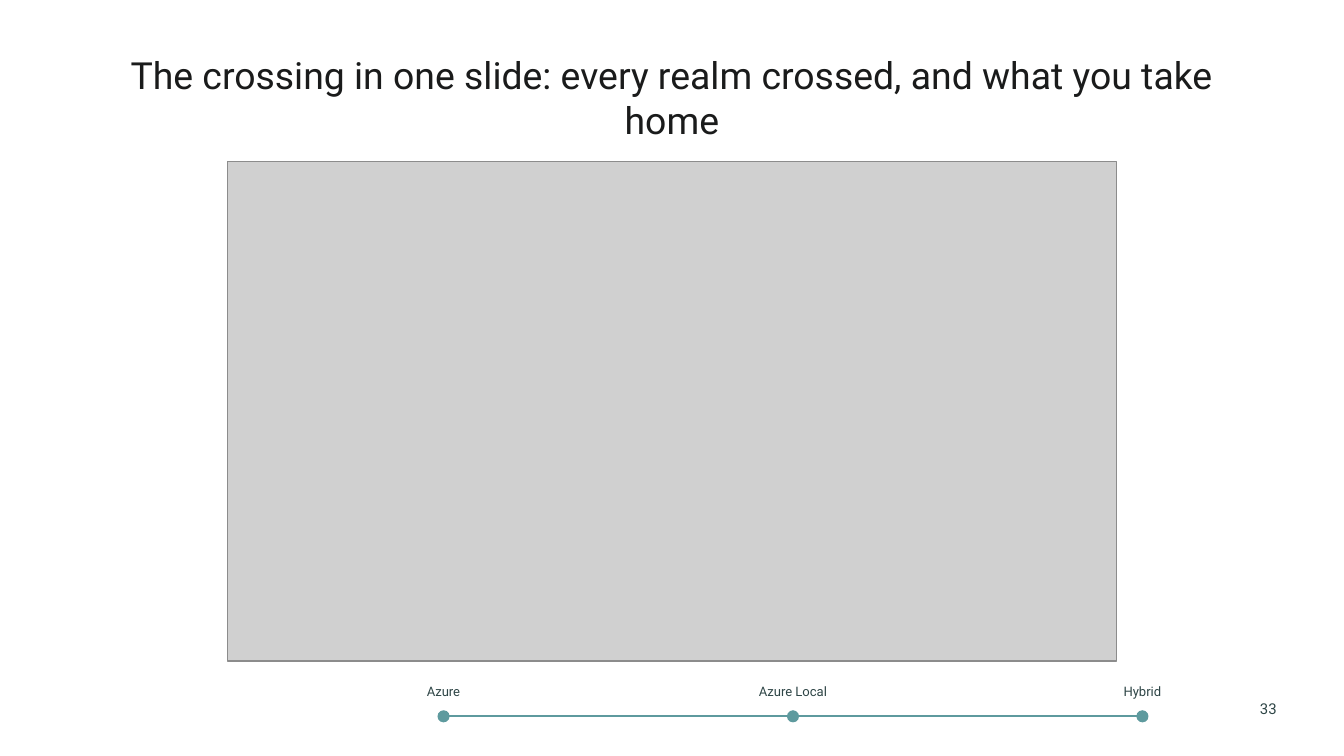
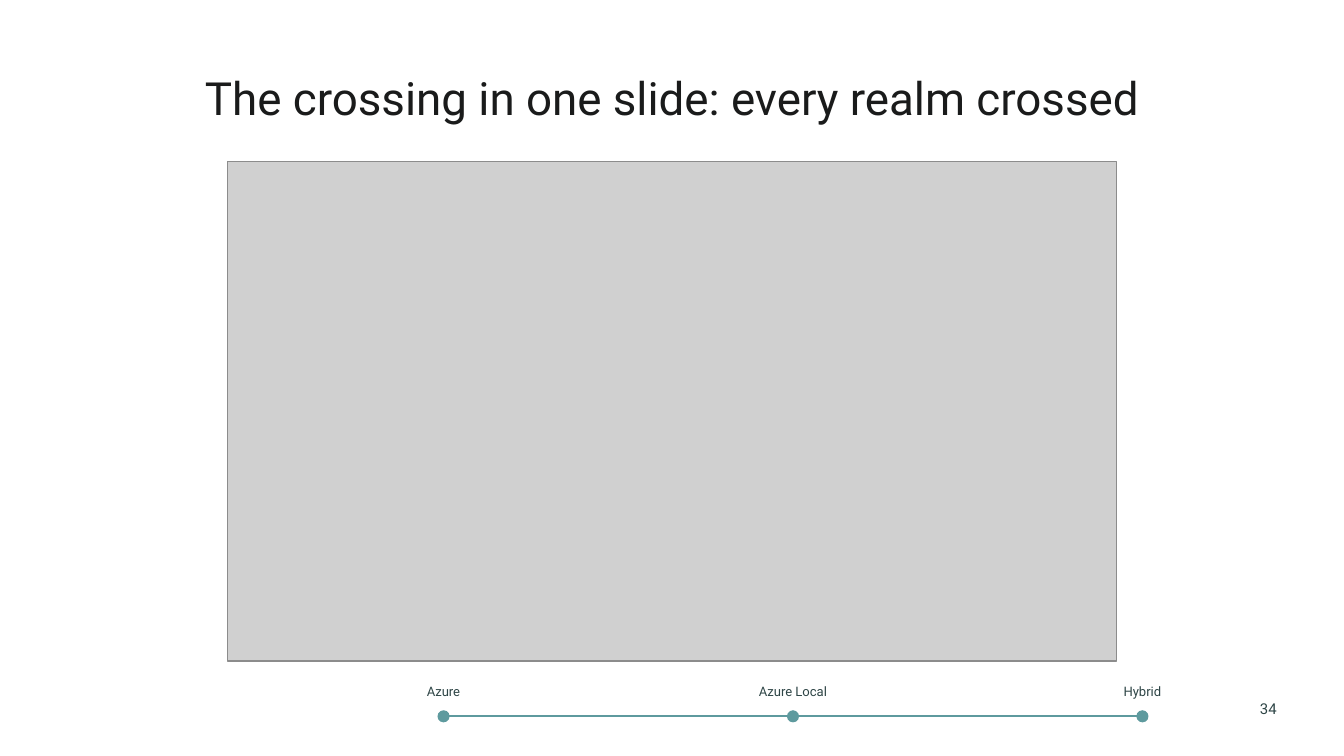
Before and after one commit to thisismydemo/nic2026_avd, a slide deck: slide 34 of presentation/AVD_Anywhere_NIC2026.pptx (slide 33 before the commit). Drawn at 1344x756 pixels with LibreOffice and Linux fonts; fonts in the diff are those of the drawing; grey boxes stand for pictures; background and template pictures are left out. Boxes give left, top, right and bottom in pixels: in the first picture for what was removed or moved away, otherwise in the second. Text is boxed around its words. In the diff, an @@ line names an element or a change of style, - is before the commit and + after.

```diff
--- a/presentation/AVD_Anywhere_NIC2026.pptx
+++ b/presentation/AVD_Anywhere_NIC2026.pptx
@@ title at bbox=[205, 80, 1138, 125]: text changed; size 20 to 24.5 pt @@
-The crossing in one slide: every realm crossed, and what you take home
+The crossing in one slide: every realm crossed
@@ text at bbox=[1260, 703, 1277, 714]: text changed @@
-33
+34
```
Also in this commit, not shown: 19 other slides changed, 1 slide added, 19 other files.
